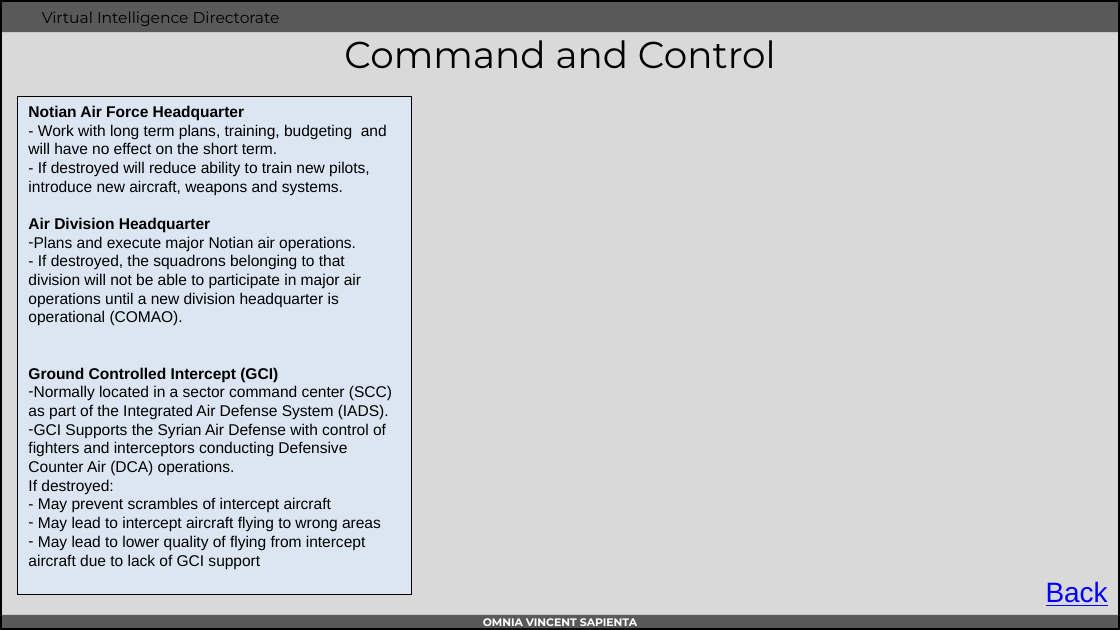
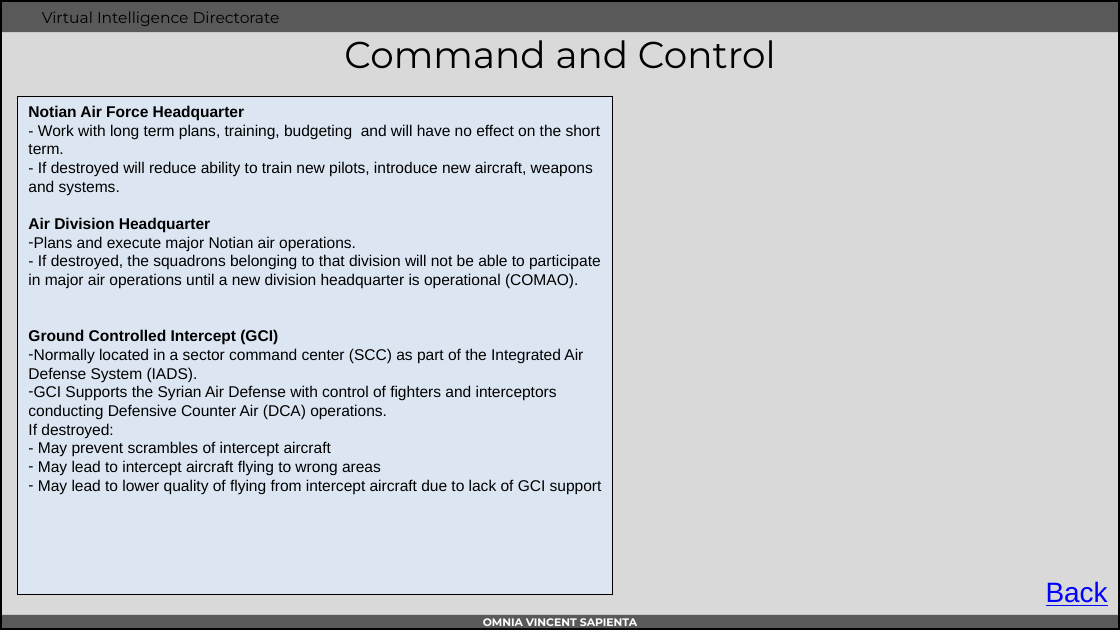
Before and after one commit to 132nd-vWing/OPAT-background, a slide deck: slide 11 of INTEL/VID/WIP/INTREP VID OPAC-001 - Enemy Air Assets in Notia and Kambiland.pptx (slide 12 before the commit). Drawn at 1120x630 pixels with LibreOffice and Linux fonts; fonts in the diff are those of the drawing; background and template pictures are left out. Boxes give left, top, right and bottom in pixels: in the first picture for what was removed or moved away, otherwise in the second. Text is boxed around its words. In the diff, an @@ line names an element or a change of style, - is before the commit and + after.

```diff
--- a/INTEL/VID/WIP/INTREP VID OPAC-001 - Enemy Air Assets in Notia and Kambiland.pptx
+++ b/INTEL/VID/WIP/INTREP VID OPAC-001 - Enemy Air Assets in Notia and Kambiland.pptx
@@ rectangle "Notian Air Force Headquarter": place and size @@
-rectangle "Notian Air Force Headquarter" at <box>18,96,412,595</box>
+rectangle "Notian Air Force Headquarter" at <box>18,96,613,595</box>
```
Also in this commit, not shown: 6 other slides changed, 1 slide removed, 10 other files.
